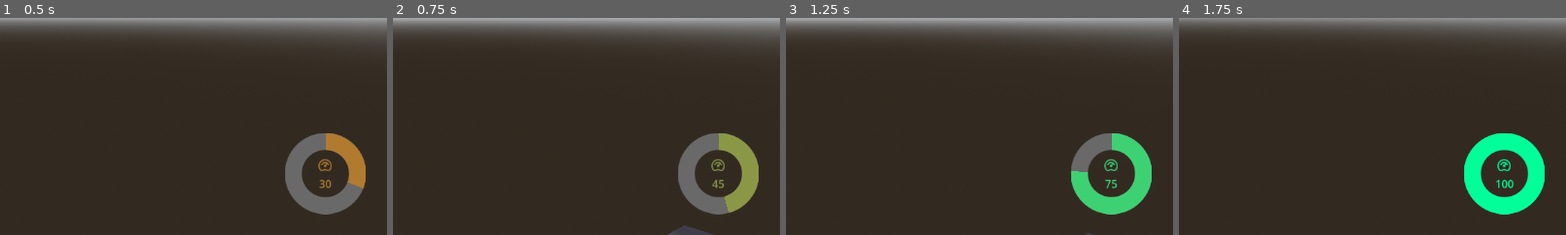
Above: before the commit, frames 1-4 (left to right).
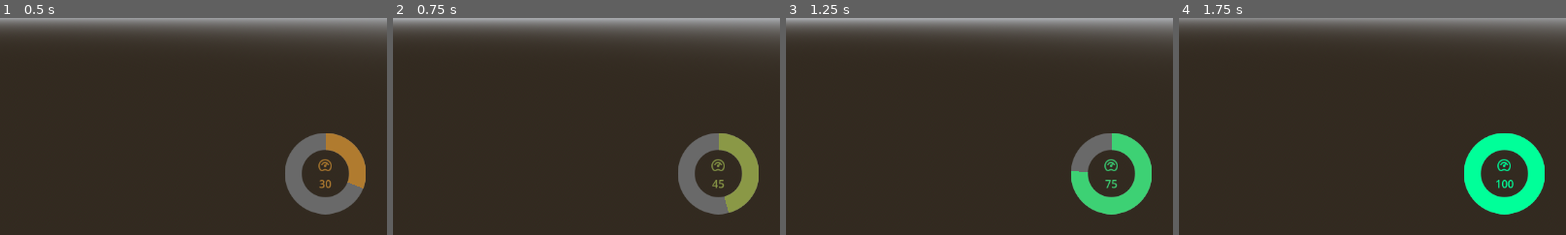
Above: after the commit, the same moments.

Repository: william-v4/silirpg
Game: Godot game, scene res://map.tscn
The game is run twice, just before and just after one commit, with the same random seed, the same clock (stepped at 60 frames per second) and the same inputs.
Inputs (mouse positions are % of the whole screen's width and height, from its top left):
- Up to frame 1 (0.5 s): no input
- Up to frame 2 (0.75 s): move the mouse to (55, 50) at 0.52 s; hold W (forward) from 0.53 s (still down); click (55, 50) at 0.67 s
- Up to frame 3 (1.25 s): keep holding W (forward); tap Space (jump) at 0.77 s
- Up to frame 4 (1.75 s): keep holding W (forward); move the mouse to (45, 50) at 1.27 s; click (45, 50) at 1.42 s; tap Space (jump) at 1.52 s
The pictures show only the part of the screen within x 50-100%, y 50-100%; the shares and areas given below are measured in that part.

Frame 1 is identical in both runs. In frame 2, 0.3% of the frame differs, in the area x 70-83%, y 95-100%; in frame 3, less than 0.1%; in frame 4, nothing differs.
Error before the commit: Invalid operands 'Nil' and 'int' in operator '>'. (res://scripts/networthcounter.gd:19)

Commit message:
tweaking environment

Diff:
--- a/assets/materials/water.tres
+++ b/assets/materials/water.tres
@@ -31,7 +31,7 @@
 render_priority = 0
 shader = ExtResource("1_besby")
 shader_parameter/sync_time = 0.0
-shader_parameter/wave_speed = 0.05
+shader_parameter/wave_speed = 0.025
 shader_parameter/caustic_speed = 0.01
 shader_parameter/edge_fade_power = 2.0
 shader_parameter/transmittence = 0.04
@@ -44,7 +44,7 @@
 shader_parameter/opacity = 2.87
 shader_parameter/opacity_floor = 0.1
 shader_parameter/opacity_ceiling = 0.8
-shader_parameter/roughness = 0.4
+shader_parameter/roughness = 0.73
 shader_parameter/height_scale = 1.0
 shader_parameter/amplitude1 = 2.0
 shader_parameter/amplitude2 = 0.5
@@ -60,7 +60,7 @@
 shader_parameter/normal_noise = SubResource("NoiseTexture2D_xtbjw")
 shader_parameter/normal_noise2 = SubResource("NoiseTexture2D_w327q")
 shader_parameter/under_wobble_noise = SubResource("NoiseTexture2D_dqxdk")
-shader_parameter/foam_color = null
+shader_parameter/foam_color = Color(1, 1, 1, 1)
 shader_parameter/foam_mask_size = null
 shader_parameter/foam_mask_offset = Vector2(0, 0)
 shader_parameter/foam_wobble = 0.01
--- a/map.tscn
+++ b/map.tscn
@@ -1,5 +1,6 @@
-[gd_scene load_steps=9 format=4 uid="uid://jdw2d8nt7v7x"]
+[gd_scene load_steps=10 format=4 uid="uid://jdw2d8nt7v7x"]
 
+[ext_resource type="Script" path="res://scripts/map.gd" id="1_6usqn"]
 [ext_resource type="Material" uid="uid://c32odyi2s5kww" path="res://assets/materials/water.tres" id="1_g07ml"]
 [ext_resource type="PackedScene" uid="uid://dduvx6o0kigcy" path="res://player.tscn" id="2_paixg"]
 
@@ -45,11 +46,12 @@
 sky = SubResource("Sky_hi86i")
 
 [node name="Map" type="Node3D"]
+script = ExtResource("1_6usqn")
 
 [node name="StaticBody3D" type="StaticBody3D" parent="."]
 
 [node name="bay" type="MeshInstance3D" parent="StaticBody3D"]
-transform = Transform3D(-4.37114e-07, 0, -10, 0, 10, 0, 10, 0, -4.37114e-07, 0, 0, 0)
+transform = Transform3D(-4.37114e-08, 0, -1, 0, 1, 0, 1, 0, -4.37114e-08, 0, 0, 0)
 mesh = SubResource("ArrayMesh_8gngv")
 skeleton = NodePath("")
 surface_material_override/0 = ExtResource("1_g07ml")
@@ -63,4 +65,4 @@
 light_energy = 2.063
 
 [node name="player" parent="." instance=ExtResource("2_paixg")]
-transform = Transform3D(1, 0, 0, 0, 1, 0, 0, 0, 1, -2, 53, -13)
+transform = Transform3D(1, 0, 0, 0, 1, 0, 0, 0, 1, -2, 13, -13)
--- a/scripts/energylevelbar.gd
+++ b/scripts/energylevelbar.gd
@@ -1,7 +1,10 @@
 extends TextureProgressBar
-const HIGH_COLOUR = Color(0, 1, 0.6) # TEAL
-const LOW_COLOUR = Color(1, 0.25, 0) # ORANGE-RED
-const UPDATE_DELAY = 0.1 # weight (in seconds) used to smoothen out bar update
+## counter colour at 100
+@export var HIGH_COLOUR = Color(0, 1, 0.6) # TEAL
+## counter colour at 0
+@export var LOW_COLOUR = Color(1, 0.25, 0) # ORANGE-RED
+## how much to delay (in seconds) when incrementing for a smoother transition
+@export var UPDATE_DELAY = 0.1
 var targetvalue : int # value for smooth updating of progressbar (stored outside of update() or else there will be inaccuracies from clashing functions)
 
 # Called when the node enters the scene tree for the first time.
--- /dev/null
+++ b/scripts/map.gd
@@ -0,0 +1,16 @@
+extends Node3D
+
+## makes some things more verbose and some textures lower quality for easier debugging
+@export var DEBUG = true
+
+# Called when the node enters the scene tree for the first time.
+func _ready():
+	if !DEBUG:
+		# restore water quality
+		$StaticBody3D/bay.get_surface_override_material(0).set_shader_parameter("normal_map_w", 2048)
+
+
+
+# Called every frame. 'delta' is the elapsed time since the previous frame.
+func _process(delta):
+	pass
--- a/scripts/networthcounter.gd
+++ b/scripts/networthcounter.gd
@@ -1,8 +1,11 @@
 extends Label
-const GAIN_COLOUR = Color(.5, 1, .5) # pastel green
-const LOSS_COLOUR = Color(1, .75, .25) # pastel orange
-const OVERDRAFT_COLOUR = Color(1, 0, 0) # red
-var targetnetworth # to store new networth to increment to
+## counter flashes this colour when increasing
+@export var GAIN_COLOUR = Color(.5, 1, .5) # pastel green
+## counter flashes this colour when decreasing
+@export var LOSS_COLOUR = Color(1, .75, .25) # pastel orange
+## counter flashes this colour when in the negatives
+@export var OVERDRAFT_COLOUR = Color(1, 0, 0) # red
+var targetnetworth = 0 # to store new networth to increment to
 var value = 0 # current value shown by counter
 
 # Called when the node enters the scene tree for the first time.
--- a/scripts/player.gd
+++ b/scripts/player.gd
@@ -4,10 +4,10 @@
 var energy : int = 100 # energy (aka stamina). Consumed by moving and doing tasks. Regained by rest and food. If player runs out, they burn out and game over.
 
 # physics weights
-const SPEED = 5.0
-const JUMP_VELOCITY = 4.5
-const MOUSE_SENSITIVITY_X : float = 0.2
-const MOUSE_SENSITIVITY_Y : float = 0.1
+@export var SPEED = 5.0
+@export var JUMP_VELOCITY = 4.5
+@export var MOUSE_SENSITIVITY_X : float = 0.2
+@export var MOUSE_SENSITIVITY_Y : float = 0.1
 
 var moving : bool = true # will be toggled false when player should not be moving (like when in text input)
 var paused : bool = false # will be true if paused
